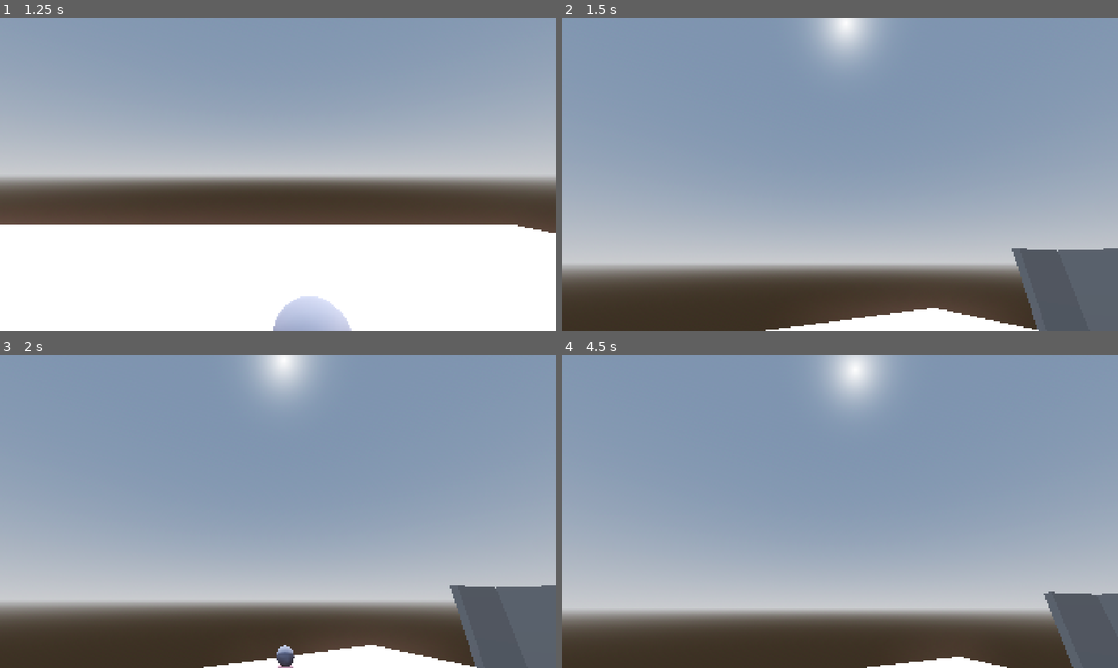
Above: before the commit, frames 1-4 (two rows, left to right).
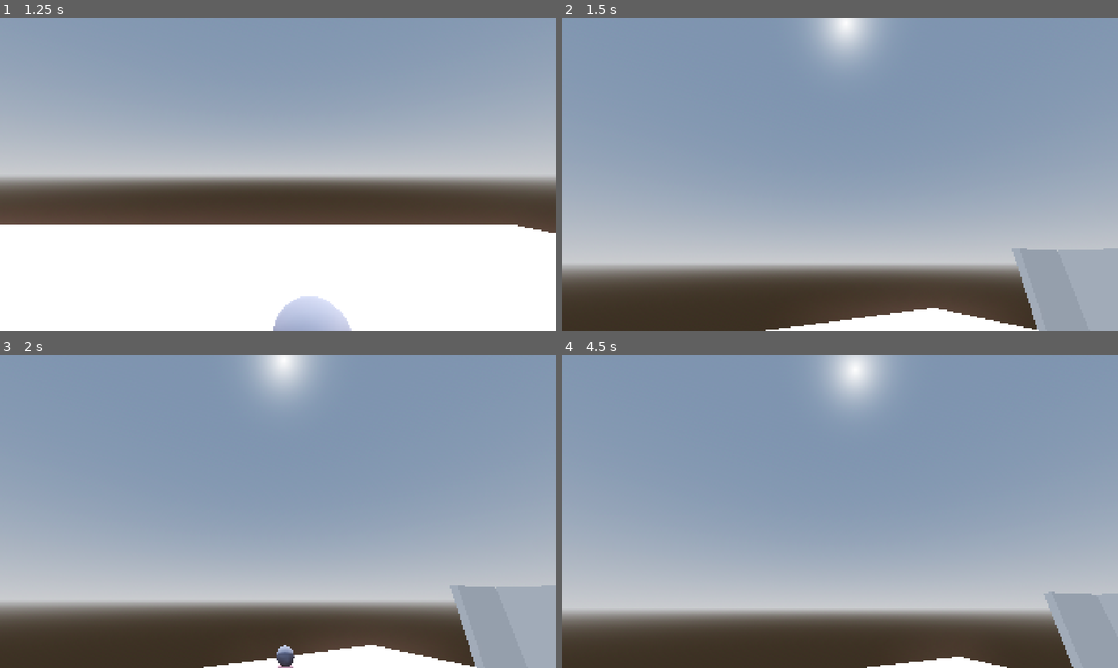
Above: after the commit, the same moments.

Repository: Ye96516/Kick_in
Game: Godot game, scene res://scenes/main/main.tscn
Two runs of this game, one before a commit and one after it. Both use one fixed random seed, a clock stepped at 60 frames per second and the inputs below. The project has no main scene, so this scene is started directly.
Inputs (mouse positions are in pixels of both pictures, inside the frame that each line leads up to):
- Up to frame 1 (1.25 s): tap Enter (ui_accept) at 0.5, 0.77 s; move the mouse to (250, 237) at 0.52 s; hold Up (ui_up) from 0.53 s (still down); click (250, 237) at 0.67 s
- Up to frame 2 (1.5 s): keep holding Up (ui_up); tap Enter (ui_accept) at 1.25 s; move the mouse to (878, 177) at 1.27 s; click (878, 177) at 1.42 s
- Up to frame 3 (2 s): keep holding Up (ui_up); tap Enter (ui_accept) at 1.52 s
- Up to frame 4 (4.5 s): move the mouse to (795, 508) at 2.02 s; click (795, 508) at 2.17 s; tap R (reset) at 2.75, 4.15, 4.25 s; move the mouse to (845, 511) at 2.77 s; release Up (ui_up) at 2.78 s; hold Left (ui_left) 2.78-3.53 s; click (845, 511) at 2.92 s; tap Enter (ui_accept) at 3.02, 3.5, 3.77 s; move the mouse to (817, 505) at 3.52 s; hold Up (ui_up) from 3.53 s (still down); click (817, 505) at 3.67 s; move the mouse to (867, 511) at 4.27 s; click (867, 511) at 4.42 s

Frame 1 is identical in both runs. In frame 2, 4.4% of the frame differs, in the area x 80-100%, y 73-100%; in frame 3, 4.4%; in frame 4, 2.6%.

Commit message:
添加故障特效

Diff:
--- /dev/null
+++ b/scenes/main/glitch.gdshader
@@ -0,0 +1,53 @@
+// Godot 4.4 Post-Processing Glitch Shader (CanvasItem Version for SubViewport)
+shader_type canvas_item;
+
+// 【重要】当此着色器用于 SubViewportContainer 时，
+// hint_screen_texture 会自动获取 SubViewport 的渲染结果作为纹理。
+uniform sampler2D SCREEN_TEXTURE : hint_screen_texture, filter_linear_mipmap;
+
+// Glitch 效果的总强度
+uniform float glitch_intensity : hint_range(0.0, 1.0) = 0.1;
+// 色差分离的偏移量
+uniform float color_shift_amount : hint_range(0.0, 0.1) = 0.01;
+// 扫描线的强度
+uniform float scanline_intensity : hint_range(0.0, 1.0) = 0.1;
+// 块状位移的闪烁速度
+uniform float block_speed : hint_range(0.1, 10.0) = 5.0;
+
+// 伪随机数生成函数
+float rand(vec2 co){
+    return fract(sin(dot(co.xy, vec2(12.9898, 78.233))) * 43758.5453);
+}
+
+// 片段着色器主函数
+void fragment() {
+    // SCREEN_UV 是当前像素在屏幕上的归一化坐标
+
+    // --- 1. 块状位移效果 ---
+    float time = TIME * block_speed;
+    float block_noise = rand(vec2(time, floor(SCREEN_UV.y * 20.0)));
+    float displacement = pow(block_noise, 15.0) * 0.25 * glitch_intensity;
+
+    vec2 displaced_uv = SCREEN_UV;
+    if (rand(vec2(time)) > 0.9) {
+        displaced_uv.x += displacement;
+    }
+
+    // --- 2. 色差分离效果 ---
+    float color_offset = displacement * 0.5 + color_shift_amount * glitch_intensity;
+
+    // 从 SubViewport 的渲染结果 (SCREEN_TEXTURE) 中采样
+    float r = texture(SCREEN_TEXTURE, displaced_uv - vec2(color_offset, 0.0)).r;
+    float g = texture(SCREEN_TEXTURE, displaced_uv).g;
+    float b = texture(SCREEN_TEXTURE, displaced_uv + vec2(color_offset, 0.0)).b;
+
+    vec3 final_color = vec3(r, g, b);
+
+    // --- 3. 扫描线效果 ---
+    float scanline_value = 1.0 - sin(SCREEN_UV.y * 800.0) * scanline_intensity;
+    final_color *= scanline_value;
+
+    // --- 4. 输出最终颜色 ---
+    // 在 canvas_item 着色器中，我们使用 COLOR 来输出颜色
+    COLOR = vec4(final_color, 1.0);
+}
--- a/scenes/main/main.tscn
+++ b/scenes/main/main.tscn
@@ -1,8 +1,16 @@
-[gd_scene load_steps=7 format=3 uid="uid://c4k8bqo7xxfft"]
+[gd_scene load_steps=9 format=3 uid="uid://c4k8bqo7xxfft"]
 
 [ext_resource type="MeshLibrary" uid="uid://cvxvl2xu7ylcy" path="res://lib.tres" id="1_hyk8p"]
 [ext_resource type="PackedScene" uid="uid://bs72ogkvdd7d6" path="res://scenes/player/proto_controller.tscn" id="2_iuonh"]
 [ext_resource type="PackedScene" uid="uid://didxir1bgp4rw" path="res://scenes/soccer_goal/soccer_goal.tscn" id="3_k2fmo"]
+[ext_resource type="Shader" uid="uid://b2ms1mek7vv6e" path="res://scenes/main/glitch.gdshader" id="5_ow5a4"]
+
+[sub_resource type="ShaderMaterial" id="ShaderMaterial_l3cfh"]
+shader = ExtResource("5_ow5a4")
+shader_parameter/glitch_intensity = 0.1
+shader_parameter/color_shift_amount = 0.01
+shader_parameter/scanline_intensity = 0.1
+shader_parameter/block_speed = 5.0
 
 [sub_resource type="ProceduralSkyMaterial" id="ProceduralSkyMaterial_iuonh"]
 sky_horizon_color = Color(0.662243, 0.671743, 0.686743, 1)
@@ -16,8 +24,32 @@
 sky = SubResource("Sky_k2fmo")
 tonemap_mode = 2
 glow_enabled = true
+adjustment_enabled = true
 
 [node name="Main" type="Node3D"]
+
+[node name="SubViewportContainer" type="SubViewportContainer" parent="."]
+visible = false
+anchors_preset = 15
+anchor_right = 1.0
+anchor_bottom = 1.0
+grow_horizontal = 2
+grow_vertical = 2
+mouse_filter = 2
+
+[node name="SubViewport" type="SubViewport" parent="SubViewportContainer"]
+handle_input_locally = false
+size = Vector2i(1920, 1080)
+render_target_update_mode = 0
+
+[node name="ColorRect" type="ColorRect" parent="."]
+visible = false
+material = SubResource("ShaderMaterial_l3cfh")
+anchors_preset = 15
+anchor_right = 1.0
+anchor_bottom = 1.0
+grow_horizontal = 2
+grow_vertical = 2
 
 [node name="WorldEnvironment" type="WorldEnvironment" parent="."]
 environment = SubResource("Environment_l3cfh")
@@ -45,3 +77,6 @@
 
 [node name="SoccerGoal" parent="." instance=ExtResource("3_k2fmo")]
 transform = Transform3D(-0.0177142, 0, -0.999843, 0, 1, 0, 0.999843, 0, -0.0177142, 6.96146, 1.00587, -1.58027)
+
+[node name="Sprite3D" type="Sprite3D" parent="."]
+transform = Transform3D(1, 0, 0, 0, 1, 0, 0, 0, 1, 0, 1.76605, 2.30679)
--- /dev/null
+++ b/scenes/player/camera_3d.gd
@@ -0,0 +1,11 @@
+extends Camera3D
+
+
+# 使用 _unhandled_input 是处理游戏性输入的最佳实践
+func _unhandled_input(event: InputEvent) -> void:
+	# 只要有任何未被UI处理的输入，就打印消息
+	print("Input event received in 3D world: ", event.as_text())
+
+	# 如果是鼠标移动事件，特别打印出来
+	if event is InputEventMouseMotion:
+		print("Mouse is moving!")
--- a/scenes/player/proto_controller.gd
+++ b/scenes/player/proto_controller.gd
@@ -65,7 +65,6 @@
 	look_rotation.x = head.rotation.x
 
 func _unhandled_input(event: InputEvent) -> void:
-	print(basis)
 	#射击逻辑
 	if mouse_captured and Input.is_mouse_button_pressed(MOUSE_BUTTON_LEFT):
 		if marker_3d.get_child_count():
--- a/scenes/player/proto_controller.tscn
+++ b/scenes/player/proto_controller.tscn
@@ -1,7 +1,8 @@
-[gd_scene load_steps=6 format=3 uid="uid://bs72ogkvdd7d6"]
+[gd_scene load_steps=7 format=3 uid="uid://bs72ogkvdd7d6"]
 
 [ext_resource type="Script" uid="uid://b42vlnuufrclv" path="res://scenes/player/proto_controller.gd" id="1_ucva2"]
 [ext_resource type="PackedScene" uid="uid://c8spd0hew7070" path="res://scenes/ball/ball.tscn" id="2_7avfm"]
+[ext_resource type="Script" uid="uid://b80tiekd5f62p" path="res://scenes/player/camera_3d.gd" id="3_5kf34"]
 
 [sub_resource type="StandardMaterial3D" id="StandardMaterial3D_iof21"]
 albedo_color = Color(0.91806, 0.575202, 0.222449, 1)
@@ -33,6 +34,7 @@
 transform = Transform3D(1, 0, 0, 0, 1, 0, 0, 0, 1, 0, 1.7, 0)
 
 [node name="Camera3D" type="Camera3D" parent="Head"]
+script = ExtResource("3_5kf34")
 
 [node name="Marker3D" type="Marker3D" parent="."]
 unique_name_in_owner = true
--- a/scenes/soccer_goal/soccer_goal.tscn
+++ b/scenes/soccer_goal/soccer_goal.tscn
@@ -1,9 +1,11 @@
-[gd_scene load_steps=7 format=3 uid="uid://didxir1bgp4rw"]
+[gd_scene load_steps=8 format=3 uid="uid://didxir1bgp4rw"]
 
 [ext_resource type="Script" uid="uid://cbm5jjwekkgf2" path="res://scenes/soccer_goal/soccer_goal.gd" id="1_3ro1w"]
 
 [sub_resource type="BoxMesh" id="BoxMesh_ambr6"]
 size = Vector3(0.15, 2, 2)
+
+[sub_resource type="StandardMaterial3D" id="StandardMaterial3D_3ro1w"]
 
 [sub_resource type="BoxShape3D" id="BoxShape3D_v1usg"]
 size = Vector3(1.86914, 1.97803, 1)
@@ -25,14 +27,17 @@
 [node name="Left" type="MeshInstance3D" parent="SoccerGoal"]
 transform = Transform3D(1, 0, 0, 0, 1, 0, 0, 0, 1, -1, 1, 0)
 mesh = SubResource("BoxMesh_ambr6")
+surface_material_override/0 = SubResource("StandardMaterial3D_3ro1w")
 
 [node name="Rigth" type="MeshInstance3D" parent="SoccerGoal"]
 transform = Transform3D(1, 0, 0, 0, 1, 0, 0, 0, 1, 1, 1, 0)
 mesh = SubResource("BoxMesh_ambr6")
+surface_material_override/0 = SubResource("StandardMaterial3D_3ro1w")
 
 [node name="Back" type="MeshInstance3D" parent="SoccerGoal"]
 transform = Transform3D(-4.37114e-08, 0, 1, 0, 1, 0, -1, 0, -4.37114e-08, 0, 1, -1)
 mesh = SubResource("BoxMesh_ambr6")
+surface_material_override/0 = SubResource("StandardMaterial3D_3ro1w")
 
 [node name="CollisionShape3D" type="CollisionShape3D" parent="SoccerGoal"]
 transform = Transform3D(1, 0, 0, 0, 1, 0, 0, 0, 1, -0.00585938, 0.989014, 0)
Not shown, added: scenes/main/glitch.gdshader.uid
Not shown, added: scenes/player/camera_3d.gd.uid
